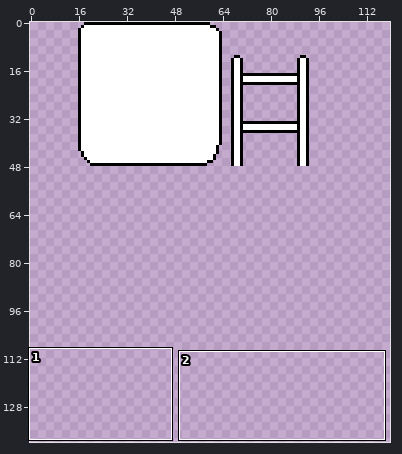
Edited in one commit: sprite sheet (src/img/tileset.png). Above: a wide view before the commit, with the close-up outlined.
Close-up. Earlier state:
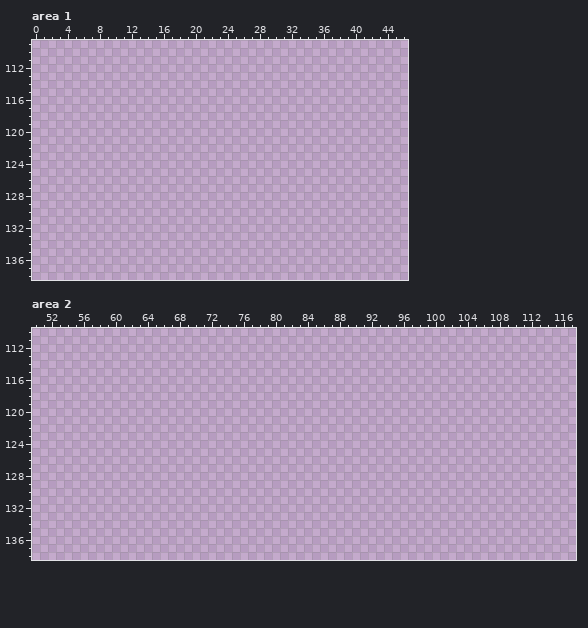
The file is 160x160 pixels. Shown: area 1: x 0..46, y 109..138; area 2: x 50..117, y 110..138. The wide view leaves out empty margins.
The result:
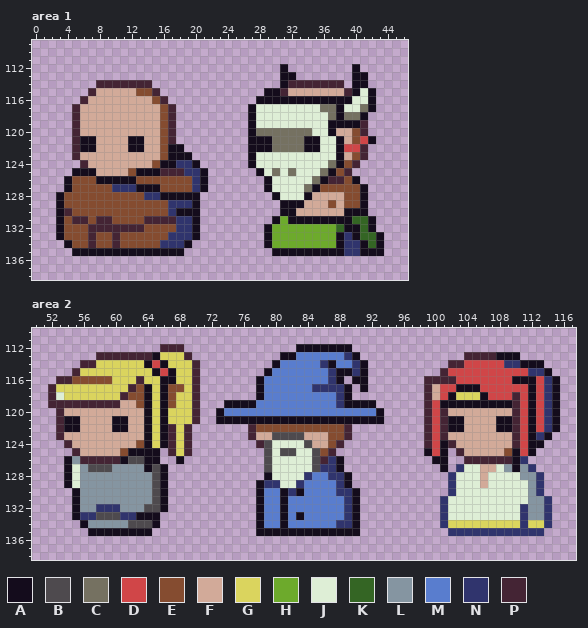
Palette (. is transparent): A #140c1c  B #4e4a4e  C #757161  D #d04648  E #854c30  F #d2aa99  G #dad45e  H #6daa2c  J #deeed6  K #346524  L #8595a1  M #597dce  N #30346d  P #442434
Changes in this commit:
--- area 1
@@ x 0..46 @@
 111 ...............................................
-112 ...............................................
-113 ...............................................
-114 ...............................................
-115 ...............................................
-116 ...............................................
-117 ...............................................
-118 ...............................................
-119 ...............................................
-120 ...............................................
-121 ...............................................
-122 ...............................................
-123 ...............................................
-124 ...............................................
-125 ...............................................
-126 ...............................................
-127 ...............................................
-128 ...............................................
-129 ...............................................
-130 ...............................................
-131 ...............................................
-132 ...............................................
-133 ...............................................
-134 ...............................................
-135 ...............................................
+112 ...............................A........A......
+113 ...............................AA.......AA.....
+114 ........PPPPPPP................APPPPPPP.AA.....
+115 .......PFFFFFEEP.............AAPFFFFFFFPAJA....
+116 ......PFFFFFFFFEP...........AAAAAAAAAAAAJJA....
+117 .....PFFFFFFFFFFEP.........AJJJJJJJJCCAJJCA....
+118 .....PFFFFFFFFFFEP.........AJJJJJJJJJCACCA.....
+119 .....PFFFFFFFFFFEP.........AJJJJJJJJJAAAAP.....
+120 .....PFFFFFFFFFFEP.........ACCCCCCCJJAFFEP.....
+121 .....PAAFFFFAAFFEP.........AAACCCCAAJJAFEDA....
+122 .....PAAFFFFAAFFEAA........AAACCCCAAJJADDP.....
+123 .....PFFFFFFFFFFEAAA.......AJJJJJJJJJJAFEP.....
+124 ......PFFFFFFFFEAANNA......AJJJJJJJJJCAEP......
+125 .....AAAFFFFEAAAPPPNNA......AJCJCJJJCAEP.......
+126 ....AEEEAAAAAEEEEEEENA.......AJJJJJCAPPEA......
+127 ....AEEEEENNNAAAEEEENA.......AJJJJCAEEEEEA.....
+128 ...AEEEEEEEEEENNAAAAA.........AJJJAFFFFEEA.....
+129 ...AEEEEEEEEEEEEENNNA..........AAAFFFEFEEA.....
+130 ...APEEEEEEEEEEEENAAA..........AAFFFFFFAAA.....
+131 ...AEPPEPPEEEEPPPPNNA.........AHAAAAAAAAKKA....
+132 ...AEEEPPPPPPPEEEENNA........AHHHHHHHHKAAKA....
+133 ...AEEEPEEPEEEEEENNNA........AHHHHHHHHANAKKA...
+134 ....AEEPEEPEEEEENNNA.........AHHHHHHHHANNAKA...
+135 .....AAAAAAAAAAAAAA...........AAAAAAAAANNAAA...
 136 ...............................................
--- area 2
@@ x 50..117 @@
 111 ....................................................................
-112 ....................................................................
-113 ....................................................................
-114 ....................................................................
-115 ....................................................................
-116 ....................................................................
-117 ....................................................................
-118 ....................................................................
-119 ....................................................................
-120 ....................................................................
-121 ....................................................................
-122 ....................................................................
-123 ....................................................................
-124 ....................................................................
-125 ....................................................................
-126 ....................................................................
-127 ....................................................................
-128 ....................................................................
-129 ....................................................................
-130 ....................................................................
-131 ....................................................................
-132 ....................................................................
-133 ....................................................................
-134 ....................................................................
-135 ....................................................................
+112 ................PPP..............AAAAAAA............................
+113 ........PPPPPPPAGGGP...........AAMMMMMMNA.............PPPPAAA.......
+114 ......PPGGGGGGADAGGGP.........AMMMMMNAMMNA..........PPDDDDDNNAAA....
+115 .....PGGGGGGGGGADAGGP........AMMMMMMMNAANA.........PDDDDDDDDDDNNA...
+116 ...PPEEEEEGGGPGGAAGGP.......AMMMMMMMMNA.AA.......PPPPDDDDDDDAAADNA..
+117 ..PGGGGGGGGGPEAGAEEGP.......AMMMMMMNNNNA.A.......PFDDAAADDDDDDADNA..
+118 ..PJGGGGGGGPEEAGAEGGP.......AMMMMMMMMMNA.........PFDAGGGADDDPDADNA..
+119 ..PPPPPPPPPFFEAGAEGGP...AAAAMMMMMMMMMMNAAAA......PDAAAAAAAAAPDADNA..
+120 ...PFFFFFFFFFFAGAGGGP..AMMMMMMMMMMMMMMMMMMMA.....PDPFFFFFFFFPDADNA..
+121 ...PAAFFFFAAFFAGAGGGP..AAAAAAAAAAAAAAAAAAAAA.....PDPAAFFFFAAPDADNA..
+122 ...PAAFFFFAAFFAGAPGP.......PEEEEEEEEEEEP.........PDPAAFFFFAAPDADNA..
+123 ...PFFFFFFFFFFAGAPGP.......PFFBBBBFFFEEP.........PDPFFFFFFFFPDANA...
+124 ....PFFFFFFFFEAGAPGP........PBJJJJBFFEP..........PDAPFFFFFFFPDAA....
+125 .....PFFFFFEAAAA.PGP.........BJBBJJBEP...........ADA.PFFFFFEADA.....
+126 ....ALPPPPPABBAA..A..........BJJJJJBPNA...........AA..PPPPPPAN......
+127 ....AJLBBBLLLLABA............BJJJJJBNNA............A.NJJFFJLALN.....
+128 ....AJLLLLLLLLLBA............AJJJJNMMNNA............NJJJFJJJJLLN....
+129 ....AJLLLLLLLLLBA...........ANNJJNMMMMNA............NJJJFJJJJJLN....
+130 .....ALLLLLLLLLBA...........AMMANAMMMMNNA...........NJJJJJJJJJLN....
+131 .....ALLLLLLLLLBA...........AMMAMMMMMMMNA..........NJJJJJJJJJJLLN...
+132 .....ALLNNNLLLBBA...........AMMAMMMMMMMNA..........NJJJJJJJJJNLLN...
+133 .....ANNBBBNNAAA............AMMAMAMMMMMNA..........NJJJJJJJJJNLLN...
+134 ......ALLLLLBBBA............AMMAMMMMMMNNA..........NGGGGGGGGGNGGN...
+135 .......AAAAAAAA.............AAAAAAAAAAAAA...........NNNNNNNNNNNN....
 136 ....................................................................
Boxes around the changes in both close-ups, in picture pixels (x1, y1, x2, y2):
added: (248, 64, 384, 256)
added: (56, 80, 208, 256)
added: (48, 344, 384, 536)
added: (424, 352, 560, 536)
